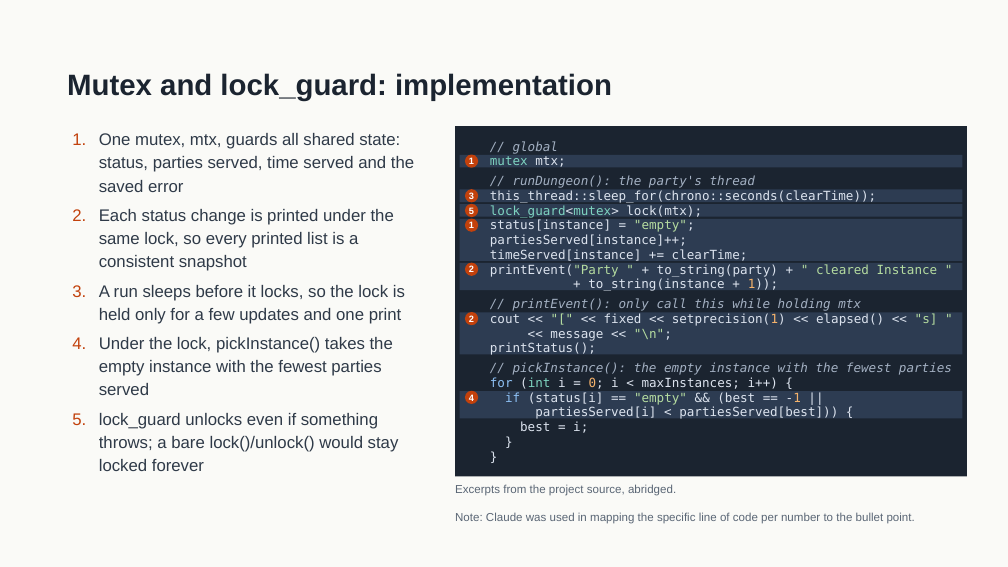
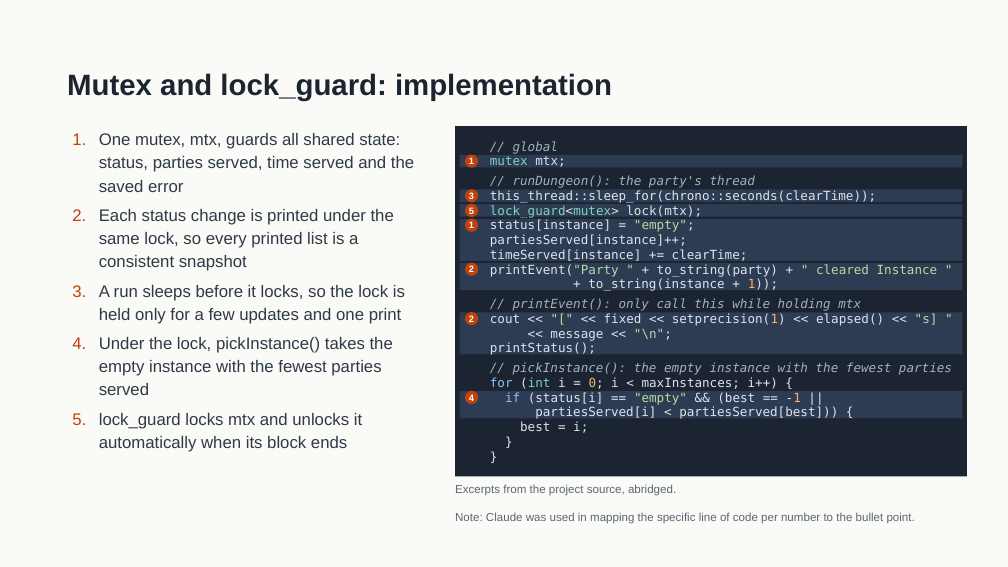
Before and after one commit to ClarenceAng/STDISCM, a slide deck: slide 7 of GroupSynchronization/Group Synchronization Analysis.pptx (slide 8 before the commit). Drawn at 1008x567 pixels with LibreOffice and Linux fonts; fonts in the diff are those of the drawing. Boxes give left, top, right and bottom in pixels: in the first picture for what was removed or moved away, otherwise in the second. Text is boxed around its words. In the diff, an @@ line names an element or a change of style, - is before the commit and + after.

```diff
--- a/GroupSynchronization/Group Synchronization Analysis.pptx
+++ b/GroupSynchronization/Group Synchronization Analysis.pptx
@@ text at bbox=[99, 413, 362, 452]: text changed @@
-5. lock_guard unlocks even if something throws; a bare lock()/unlock() would stay locked forever
+5. lock_guard locks mtx and unlocks it automatically when its block ends
```
Also in this commit, not shown: 4 other slides changed, 1 slide removed.
